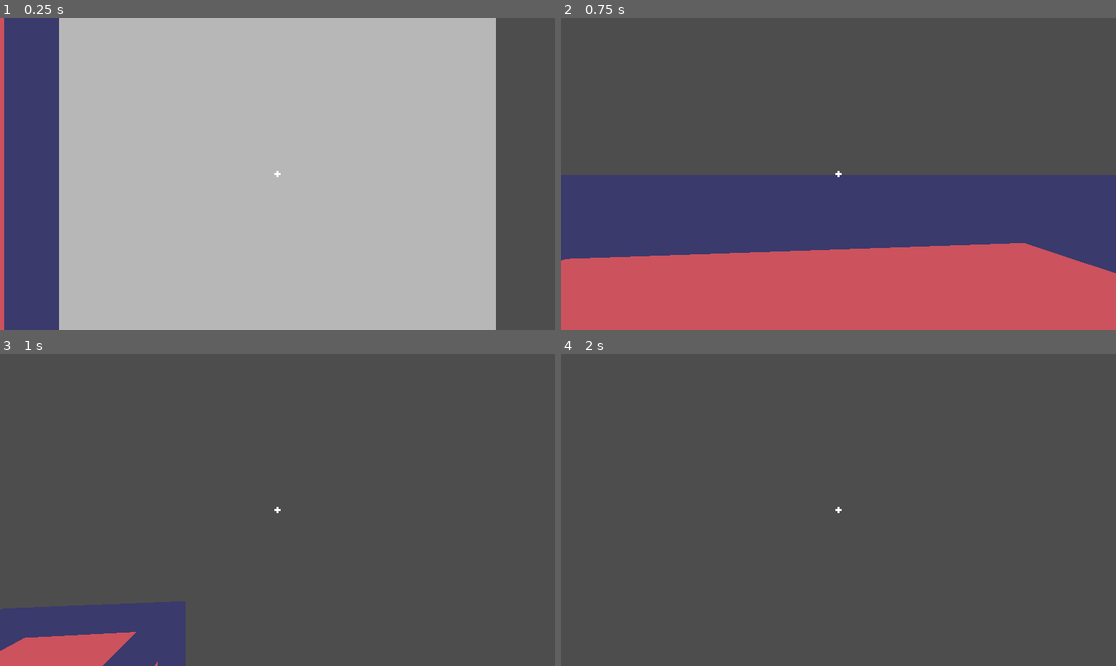
Above: before the commit, frames 1-4 (two rows, left to right).
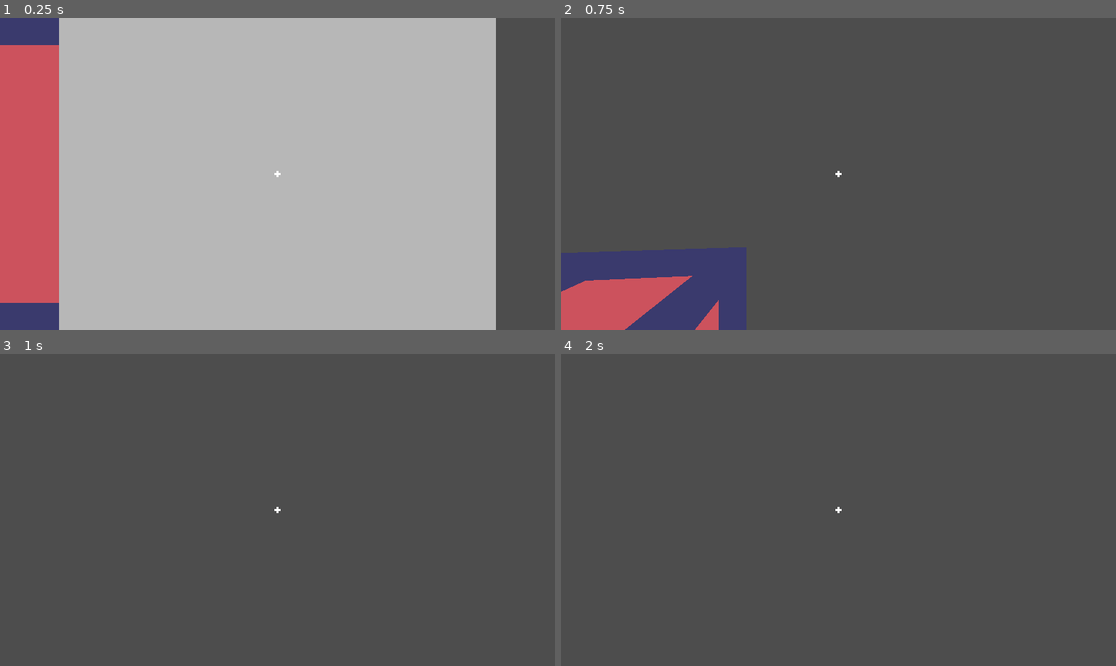
Above: after the commit, the same moments.

Repository: Hardware7253/Voxel-Demo
Game: Godot game, scene res://scenes/main.tscn
Two runs of this game, one before a commit and one after it. Both use one fixed random seed, a clock stepped at 60 frames per second and the inputs below.
Inputs (mouse positions are in pixels of both pictures, inside the frame that each line leads up to):
- Up to frame 1 (0.25 s): no input
- Up to frame 2 (0.75 s): tap Enter at 0.5 s; move the mouse to (866, 174) at 0.52 s; press the mouse at (866, 174) at 0.53 s; hold Space (fly_up) from 0.53 s (still down); right-click (866, 174) at 0.6 s
- Up to frame 3 (1 s): keep holding Space (fly_up)
- Up to frame 4 (2 s): keep holding Space (fly_up); move the mouse to (810, 510) at 1.27 s; release the mouse at (810, 510) at 1.28 s; click (810, 510) at 1.35 s; tap X (quick_delete) at 1.55 s

The runs differ from the first frame. In frame 1, 8.3% of the frame differs, in the area x 0-11%, y 0-100%; in frame 2, 46%, in the area x 0-100%, y 50-100%; in frame 3, 6.5%; in frame 4, nothing differs.

Commit message:
Transporter placing works
Works without noticable bugs. Next there should be a room rendered to
place the blocks in

Diff:
--- a/blocks/transporter_corner.gd
+++ b/blocks/transporter_corner.gd
@@ -28,6 +28,13 @@
 		new_block.global_position = self.global_position
 		new_block.basis = self.basis
 		BlockGlobals.blocks_dict[BlockGlobals.to_grid(self.global_position)] = new_block
+
+		# Align the block to the placement normal
+		var block_align_dir: Vector3 = new_block.get_meta("align_direction")
+		if block_align_dir != null:
+			MathGlobals.rotate_to_match_dir(new_block, block_align_dir, Vector3(dir1).normalized())
+
+
 		return true
 
 	return false
--- a/project.godot
+++ b/project.godot
@@ -18,6 +18,7 @@
 [autoload]
 
 BlockGlobals="*uid://bx0u73pk58tgp"
+MathGlobals="*uid://k3ex5odehjvr"
 
 [editor_plugins]
 
--- a/scripts/adjacency_checker.gd
+++ b/scripts/adjacency_checker.gd
@@ -12,7 +12,6 @@
 		if BlockGlobals.blocks_dict.has(adjacent_pos):
 			adjacents.append(adjacent_pos)
 
-	print(adjacents)
 	return adjacents
 
 # Updates the given blocks neighbors
--- a/scripts/block_grid.gd
+++ b/scripts/block_grid.gd
@@ -25,23 +25,13 @@
 
 	# Spawn some blocks
 	for i in range(0, 10):
-		place_block(Vector3(i * BlockGlobals.BLOCK_SIZE, 0, 0), Vector3.UP, block, self)
+		place_block(Vector3(i * BlockGlobals.BLOCK_SIZE, 0, 0), block)
 
 func reset_highlight():
 	highlight_active = false
 	highlight_instance.visible = false
 	highlighted_block_instance = null
 	highlight_normal = Vector3.ZERO
-
-# Rotates a node to match the direction of the node_alignment_dir to match_dir
-# Directions are expected to be unit vectors
-func rotate_to_match_dir(node: Node3D, node_alignment_dir: Vector3, match_dir: Vector3):
-	var angle = acos(node_alignment_dir.dot(match_dir)) # From θ = cos⁻¹((a·b) / (|a||b|))
-	var axis = node_alignment_dir.cross(match_dir)
-	if axis.length() > 0.000001:
-		node.basis = Basis(axis.normalized(), angle)
-	else:
-		node.basis = Basis(match_dir, angle)
 
 # Highlight the blcok that the block detector raycast is colliding with
 func highlight_block():
@@ -52,50 +42,55 @@
 		if not is_instance_valid(collider):
 			return
 
-		var highlighted_block_changed := false
-		if is_instance_valid(highlighted_block_instance):
-			highlighted_block_changed = highlighted_block_instance.global_position != collider.global_position
+		highlight_active = true
+		highlight_normal = norm
+		highlighted_block_instance = collider
 
-		if norm != highlight_normal or highlighted_block_changed:
-			highlight_active = true
-			highlight_normal = norm
-			highlighted_block_instance = collider
+		var highlight_mesh: MeshInstance3D = highlight_instance.get_child(0)
+		highlight_mesh.rotation = Vector3.ZERO
 
-			var highlight_mesh: MeshInstance3D = highlight_instance.get_child(0)
-			highlight_mesh.rotation = Vector3.ZERO
+		highlight_instance.global_position = collider.global_position + (BlockGlobals.BLOCK_SIZE * norm / 2)
+		highlight_instance.visible = true
 
-			highlight_instance.global_position = collider.global_position + (BlockGlobals.BLOCK_SIZE * norm / 2)
-			highlight_instance.visible = true
-
-			# Align the highlight to the collision normal
-			var highlight_align_dir: Vector3 = highlight_instance.get_meta("align_direction")
-			if highlight_align_dir != null:
-				rotate_to_match_dir(highlight_instance, highlight_align_dir, norm)
+		# Align the highlight to the collision normal
+		var highlight_align_dir: Vector3 = highlight_instance.get_meta("align_direction")
+		if highlight_align_dir != null:
+			MathGlobals.rotate_to_match_dir(highlight_instance, highlight_align_dir, norm)
 
 	else:
 		reset_highlight()
 
 # Places a block at the provided position and returns the instance
 # null will be returned if the position was occupied
-func place_block(block_pos: Vector3, place_normal: Vector3, block_scene: PackedScene, block_parent: Node3D, dummy_block:= false) -> Node3D:
-	if BlockGlobals.blocks_dict.has(Vector3i(block_pos)):
+func place_block(block_pos: Vector3, block_scene: PackedScene, spawn_temp_block := false) -> Node3D:
+	var block_grid_pos: Vector3i = BlockGlobals.to_grid(block_pos)
+	if BlockGlobals.blocks_dict.has(block_grid_pos):
 		return null
 
 	var new_block: Node3D = block_scene.instantiate()
-	block_parent.add_child(new_block);
+	self.add_child(new_block);
 	new_block.global_position = block_pos
 
-	# Align the block to the placement normal
-	var block_align_dir: Vector3 = new_block.get_meta("align_direction")
-	if block_align_dir != null:
-		rotate_to_match_dir(new_block, block_align_dir, place_normal)
-
-	if not dummy_block:
-		BlockGlobals.blocks_dict[BlockGlobals.to_grid(block_pos)] = new_block
+	if not spawn_temp_block:
+		BlockGlobals.blocks_dict[BlockGlobals.to_grid(block_grid_pos)] = new_block
 		adjacency_checker.update_block_and_neighbors(block_pos, self)
 
 	return new_block
 
+# Places the temp block with an offset from the real block
+# Used for placing blocks in a line
+# Null will be returned if the temp block could not be placed
+func place_temp_block(block_pos: Vector3, temp_block_offset: Vector3, block_scene: PackedScene) -> Node3D:
+
+	# Allow for the temp block to be placed through one block
+	# This allows for drag placement through intersections of blocks
+	for i in range(1, 3):
+		var temp_block_pos := block_pos + (temp_block_offset * i)
+		var temp_block_instance = place_block(temp_block_pos, block_scene, true)
+		if is_instance_valid(temp_block_instance):
+			return temp_block_instance
+
+	return null
 
 # Handles the user input for placing and deleting blocks
 var next_block_offset: Vector3
@@ -103,6 +98,7 @@
 func place_blocks():
 	if Input.is_action_just_released("place_block") and is_instance_valid(temp_block):
 		temp_block.queue_free()
+		reset_highlight()
 
 	if not highlight_active:
 		return
@@ -113,11 +109,10 @@
 	if Input.is_action_just_pressed("place_block"):
 		next_block_offset = highlight_normal * BlockGlobals.BLOCK_SIZE
 		var new_block_position = highlighted_block_instance.global_position + next_block_offset
-		var next_block_position = highlighted_block_instance.global_position + next_block_offset * 2
-		place_block(new_block_position, highlight_normal, block, self)
+		place_block(new_block_position, block)
 
 		# Spawn temp block for placing multiple in a line
-		temp_block = place_block(next_block_position, highlight_normal, block, self, true)
+		temp_block = place_temp_block(new_block_position, next_block_offset, block)
 		if is_instance_valid(temp_block):
 			temp_block.visible = false
 
@@ -125,15 +120,16 @@
 	if Input.is_action_pressed("place_block") and is_instance_valid(temp_block):
 		if block_detector.is_colliding():
 			var collider: Node3D = block_detector.get_collider()
-			if collider.position == temp_block.position:
+			var temp_block_grid_pos: Vector3i = BlockGlobals.to_grid(temp_block.position)
+			if BlockGlobals.to_grid(collider.position) == temp_block_grid_pos:
 
 				# Turn the temp block into a real block
 				temp_block.visible = true
-				BlockGlobals.blocks_dict[BlockGlobals.to_grid(temp_block.global_position)] = temp_block
-				adjacency_checker.update_block_and_neighbors(BlockGlobals.to_grid(temp_block.global_position), self)
+				BlockGlobals.blocks_dict[temp_block_grid_pos] = temp_block
+				adjacency_checker.update_block_and_neighbors(temp_block_grid_pos, self)
 
 				# Spawn a new temp block
-				temp_block = place_block(temp_block.global_position + next_block_offset, next_block_offset.normalized(), block, self, true)
+				temp_block = place_temp_block(temp_block.global_position, next_block_offset, block)
 
 				if is_instance_valid(temp_block):
 					temp_block.visible = false
--- /dev/null
+++ b/scripts/math_globals.gd
@@ -0,0 +1,11 @@
+extends Node
+
+# Rotates a node to match the direction of the node_alignment_dir to match_dir
+# Directions are expected to be unit vectors
+func rotate_to_match_dir(node: Node3D, node_alignment_dir: Vector3, match_dir: Vector3):
+	var angle = acos(node_alignment_dir.dot(match_dir)) # From θ = cos⁻¹((a·b) / (|a||b|))
+	var axis = node_alignment_dir.cross(match_dir)
+	if axis.length() > 0.000001:
+		node.basis = Basis(axis.normalized(), angle)
+	else:
+		node.basis = Basis.IDENTITY
--- a/scripts/player_controller.gd
+++ b/scripts/player_controller.gd
@@ -1,9 +1,10 @@
 extends Node3D
 
-@export var xz_speed := 12;
-@export var y_speed := 12;
+@export var speed := 5
 @export var mouse_sensitivity := 2.0
 @export var sprint_mod := 2.0
+
+var raw_speed = speed * BlockGlobals.BLOCK_SIZE
 
 var mouse_captured := true
 
@@ -50,10 +51,7 @@
 
 
 	var move_vec := dir_vec.rotated(Vector3.UP, self.rotation.y)
-
-	move_vec.x *= xz_speed;
-	move_vec.y *= y_speed;
-	move_vec.z *= xz_speed;
+	move_vec *= raw_speed
 
 	if is_sprinting:
 		move_vec *= sprint_mod
Not shown, added: scripts/math_globals.gd.uid
